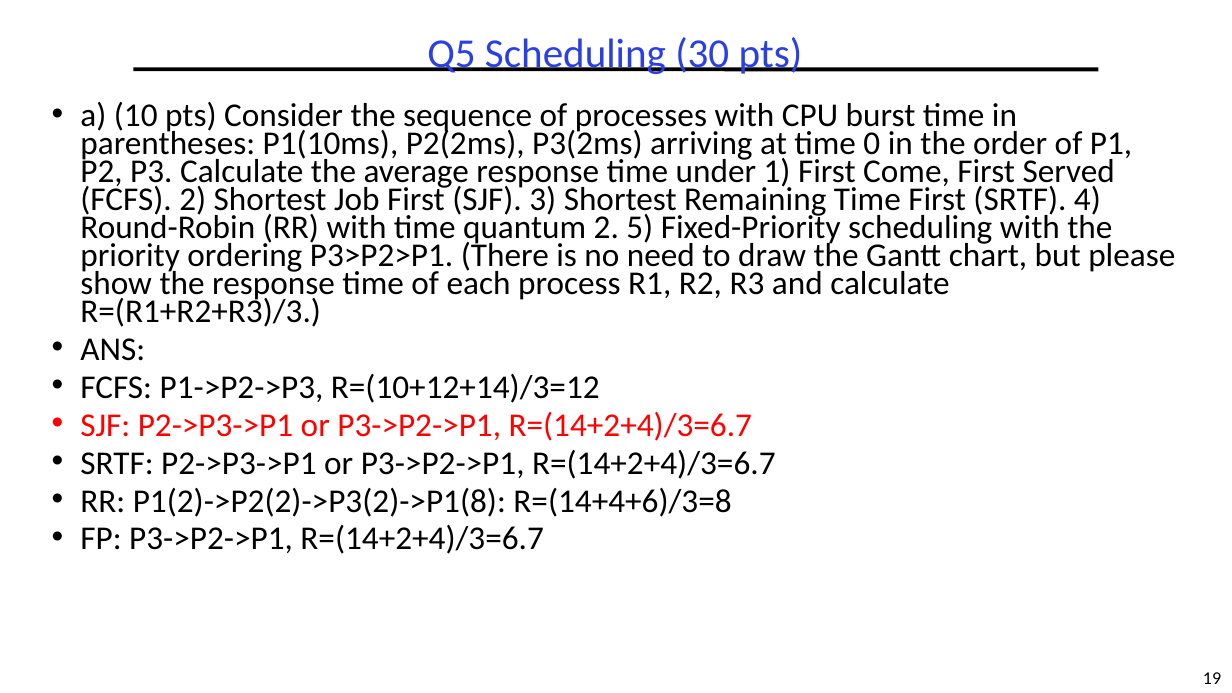
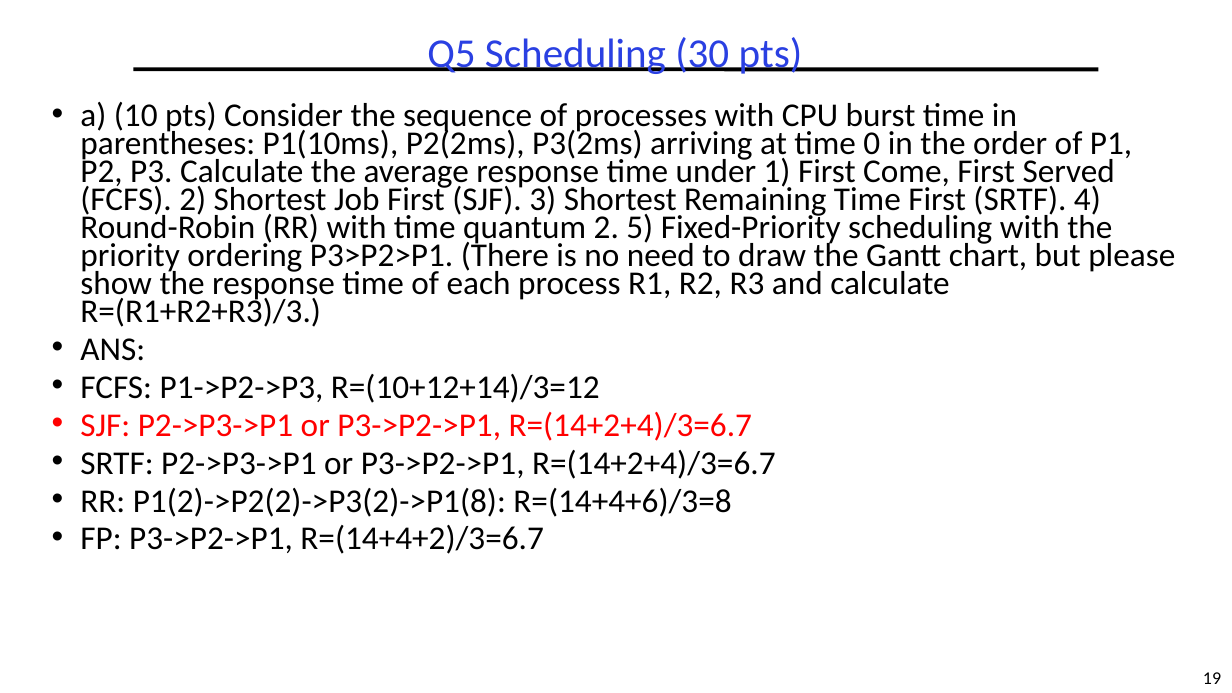
Before and after one commit to guhofstra/CSC256Fa25, a slide deck: slide 19 of PPTs/Exam/OS MidtermExam ANS Sp2025.pptx. Drawn at 1232x693 pixels with LibreOffice and Linux fonts; fonts in the diff are those of the drawing. Boxes give left, top, right and bottom in pixels: in the first picture for what was removed or moved away, otherwise in the second. Text is boxed around its words. In the diff, an @@ line names an element or a change of style, - is before the commit and + after.

```diff
--- a/PPTs/Exam/OS MidtermExam ANS Sp2025.pptx
+++ b/PPTs/Exam/OS MidtermExam ANS Sp2025.pptx
@@ text at [80, 525, 543, 554]: text changed @@
-• FP: P3->P2->P1, R=(14+2+4)/3=6.7
+• FP: P3->P2->P1, R=(14+4+2)/3=6.7
```
Also in this commit, not shown: 1 other file.
